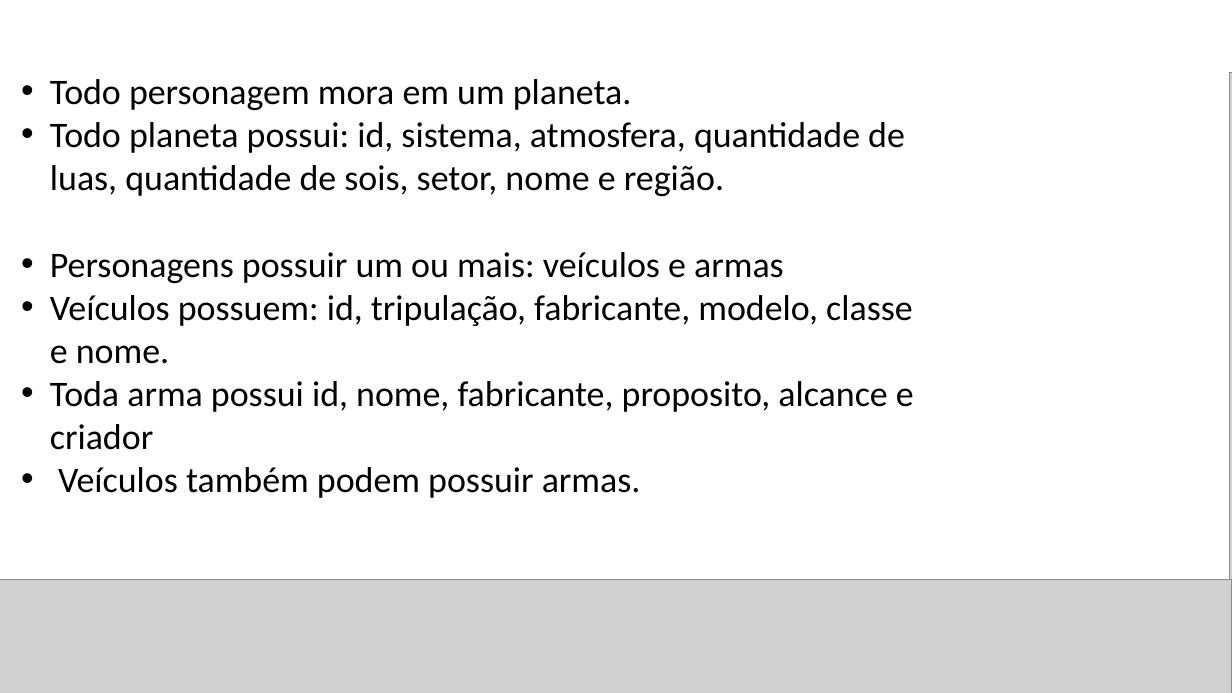
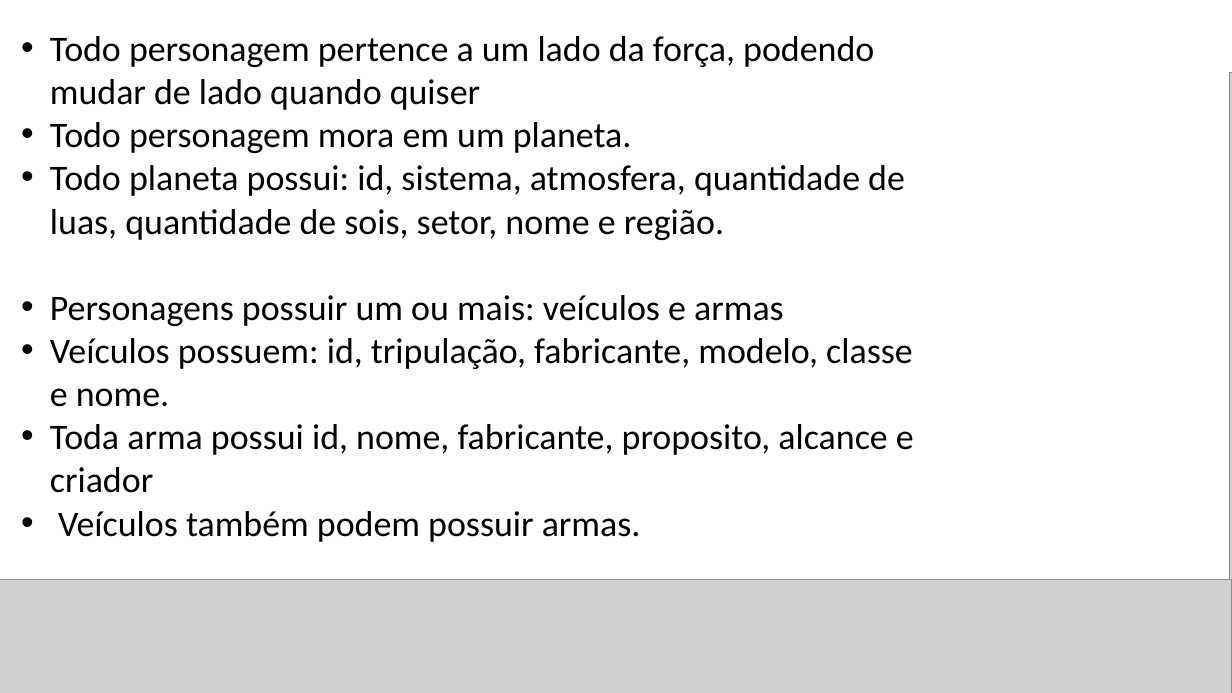
Before and after one commit to daniellygj/Fatec, a slide deck: slide 7 of 3º Semestre/Programação em Banco de Dados/Projeto/Apresentação.pptx. Drawn at 1232x693 pixels with LibreOffice and Linux fonts; fonts in the diff are those of the drawing; grey boxes stand for pictures. Boxes give left, top, right and bottom in pixels: in the first picture for what was removed or moved away, otherwise in the second. Text is boxed around its words. In the diff, an @@ line names an element or a change of style, - is before the commit and + after.

```diff
--- a/3º Semestre/Programação em Banco de Dados/Projeto/Apresentação.pptx
+++ b/3º Semestre/Programação em Banco de Dados/Projeto/Apresentação.pptx
@@ text at bbox=[50, 36, 874, 110]: paragraph added @@
+• Todo personagem pertence a um lado da força, podendo mudar de lado quando quiser
```
Also in this commit, not shown: 14 other slides changed, 5 slides added, 4 slides removed.
